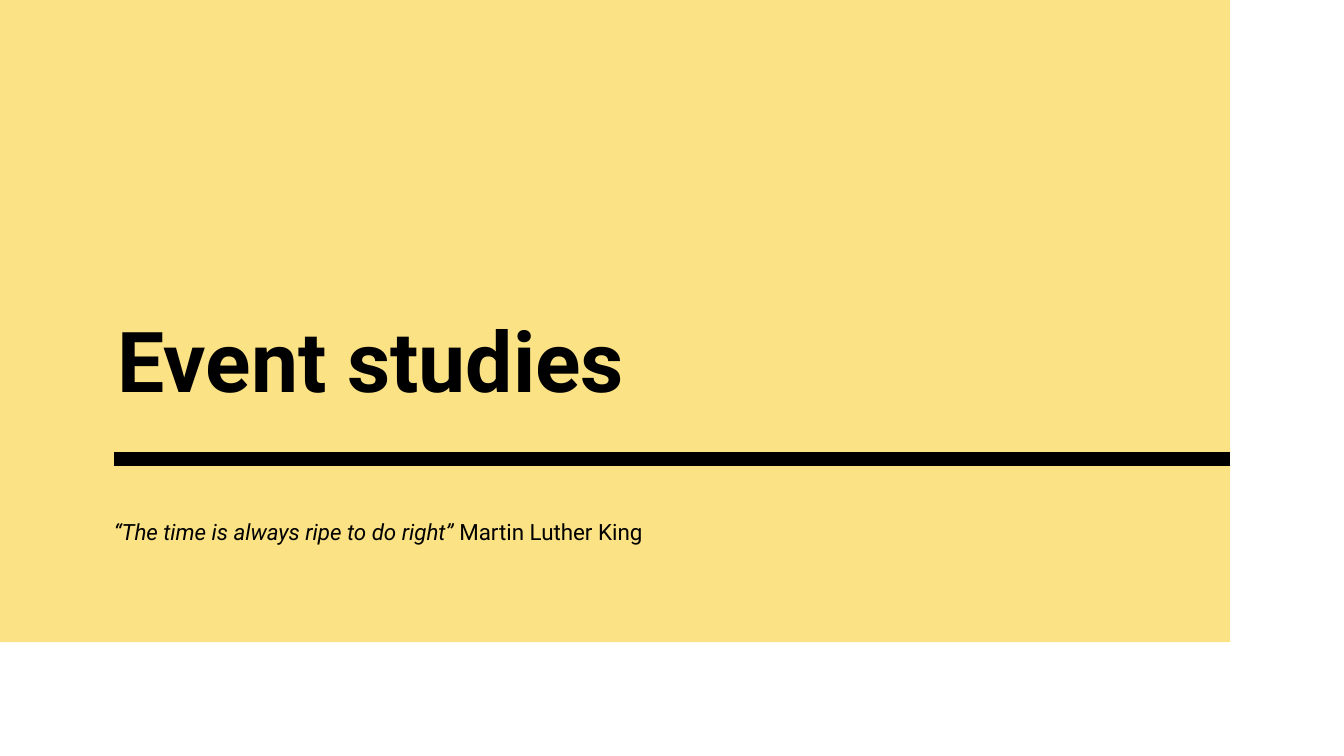
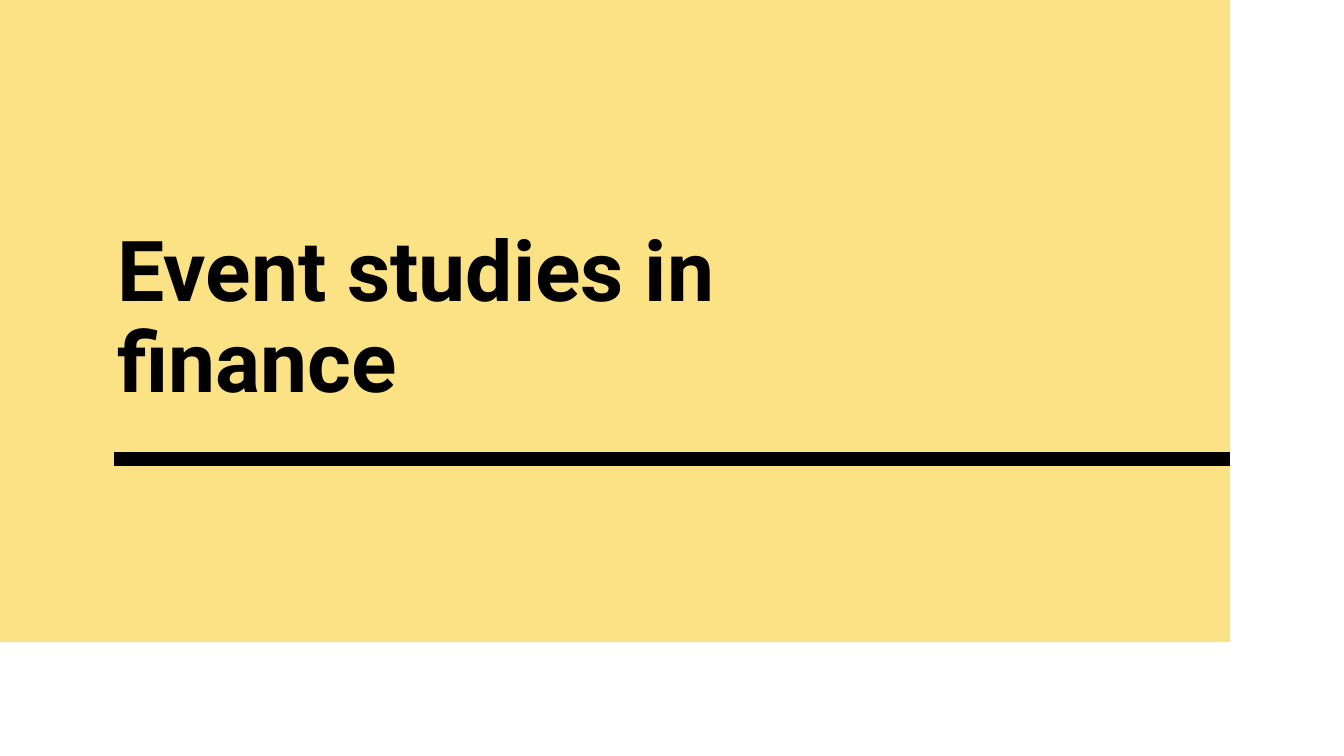
Before and after one commit to francescogranella/francescogranella.github.io, a slide deck: slide 20 of SCM.pptx (slide 19 before the commit). Drawn at 1344x756 pixels with LibreOffice and Linux fonts; fonts in the diff are those of the drawing. Boxes give left, top, right and bottom in pixels: in the first picture for what was removed or moved away, otherwise in the second. Text is boxed around its words. In the diff, an @@ line names an element or a change of style, - is before the commit and + after.

```diff
--- a/SCM.pptx
+++ b/SCM.pptx
@@ title at (x1=118, y1=238, x2=714, y2=393): text changed @@
-Event studies
+Event studies in finance
@@ text removed at (x1=114, y1=523, x2=642, y2=545) @@
-“The time is always ripe to do right” Martin Luther King
```
Also in this commit, not shown: 19 other slides changed, 3 slides added, 1 slide removed.
